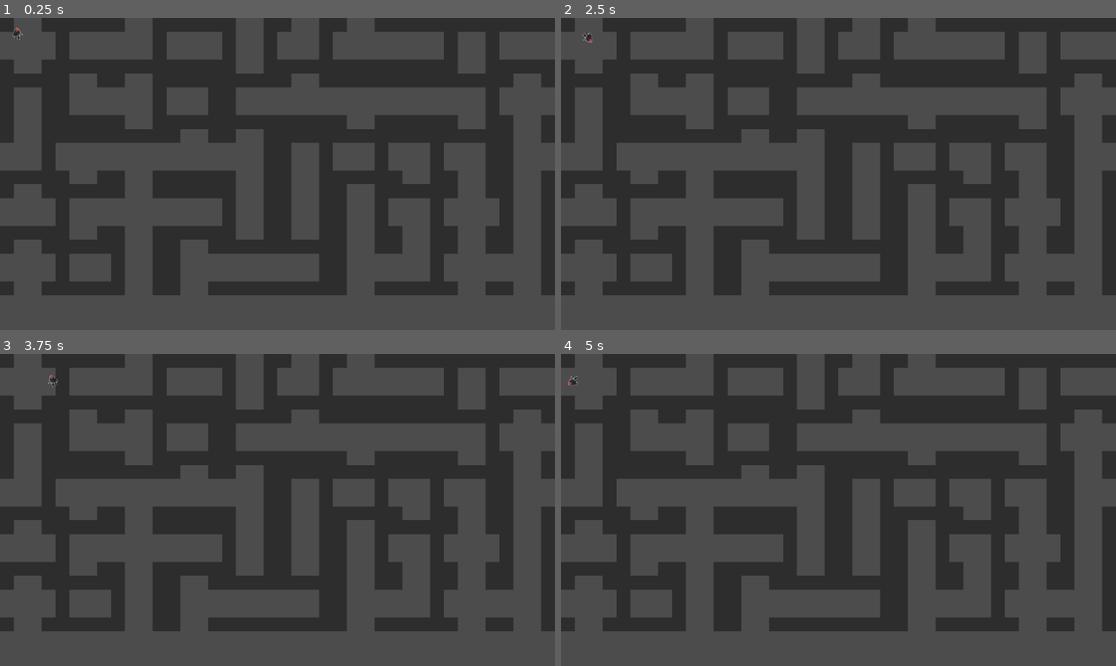
Above: before the commit, frames 1-4 (two rows, left to right).
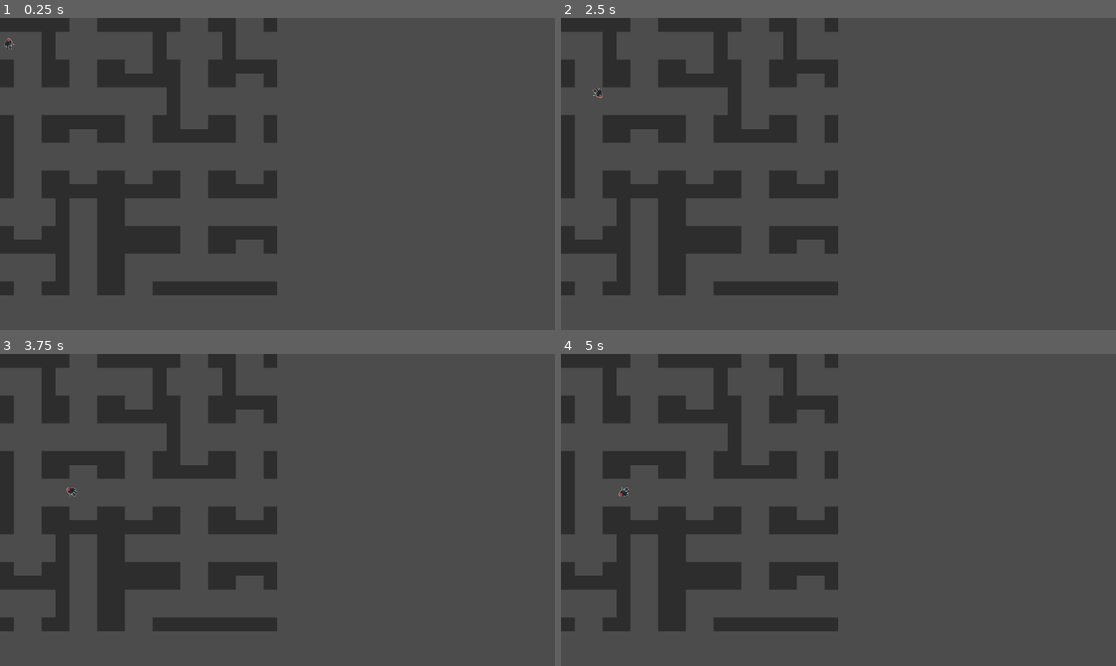
Above: after the commit, the same moments.

Repository: DorianSnowball/amazeing-mine
Game: Godot game, scene res://Gamefield.tscn
Two runs of this game, one before a commit and one after it. Both use one fixed random seed, a clock stepped at 60 frames per second and the inputs below.
Inputs:
- Up to frame 1 (0.25 s): no input
- Up to frame 2 (2.5 s): hold D (move_right) 0.53-2.03 s; tap Space (jümp) at 0.6, 1.35, 2.1 s; hold A (move_left) from 2.03 s (still down)
- Up to frame 3 (3.75 s): release A (move_left) at 2.78 s; hold D (move_right) from 2.78 s (still down); tap Space (jümp) at 2.85, 3.6 s
- Up to frame 4 (5 s): release D (move_right) at 4.28 s; hold A (move_left) from 4.28 s (still down); tap Space (jümp) at 4.35 s

The runs differ from the first frame. In frame 1, 31% of the frame differs, in the area x 0-100%, y 0-89%; in frame 2, 31%; in frame 3, 31%; in frame 4, 31%.

Commit message:
moved level generation to own function

Diff:
--- a/game/Gamefield.gd
+++ b/game/Gamefield.gd
@@ -9,7 +9,7 @@
 var tile_list = [tile_tube, tile_corner, tile_end_piece, tile_T_piece, tile_intersection]
 
 # Declare member variables here. Examples:
-var fieldsize_width : int = 15
+var fieldsize_width : int = 5
 var fieldsize_height : int = 5
 
 var field : = []
@@ -28,6 +28,7 @@
             field[x][y]=0
 
     # draw field and test insert functions
+    generateRandomField()
     drawField()
     spawnDwarf()
     #insertCol(true,2,1)
@@ -65,17 +66,14 @@
         i[col] = row[j]
         j+=1
 
-
-
-func drawField():
+func generateRandomField():
+    randomize()
     tile_list.shuffle()
     var i = 0
     var j = 0
-    $".".get_children().clear()
     for row in field:
         for node in row:
             var tile : KinematicBody2D = tile_list[randi() % tile_list.size()].instance()
-            tile.position = Vector2(j*192+96,i*192+96)
 
             if randi() % 2 == 1:
                 tile.scale.y *= -1
@@ -85,8 +83,23 @@
 
             tile.rotate((randi() % 4)* 1.5707963268)
 
+            field[i][j] = tile
+            j+=1
+        i+=1
+        j=0
 
-            $".".add_child(tile)
+
+func drawField():
+
+    var i = 0
+    var j = 0
+    $".".get_children().clear()
+    for row in field:
+        for node in row:
+
+            node.position = Vector2(j*192+96,i*192+96)
+
+            $".".add_child(node)
             j+=1
         i+=1
         j=0
